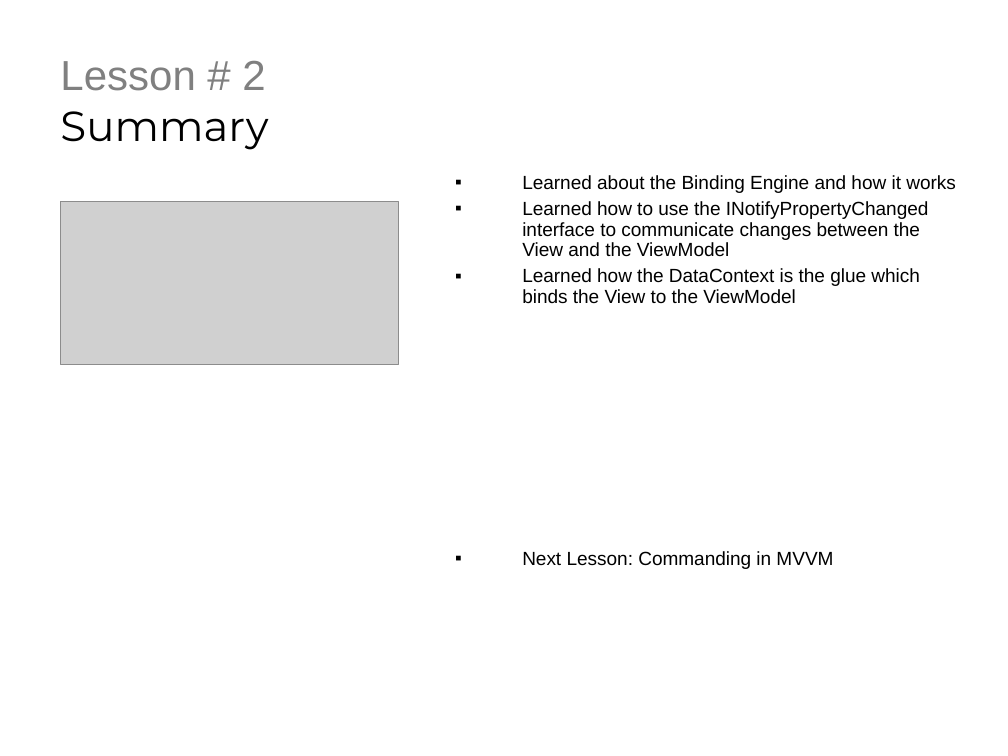
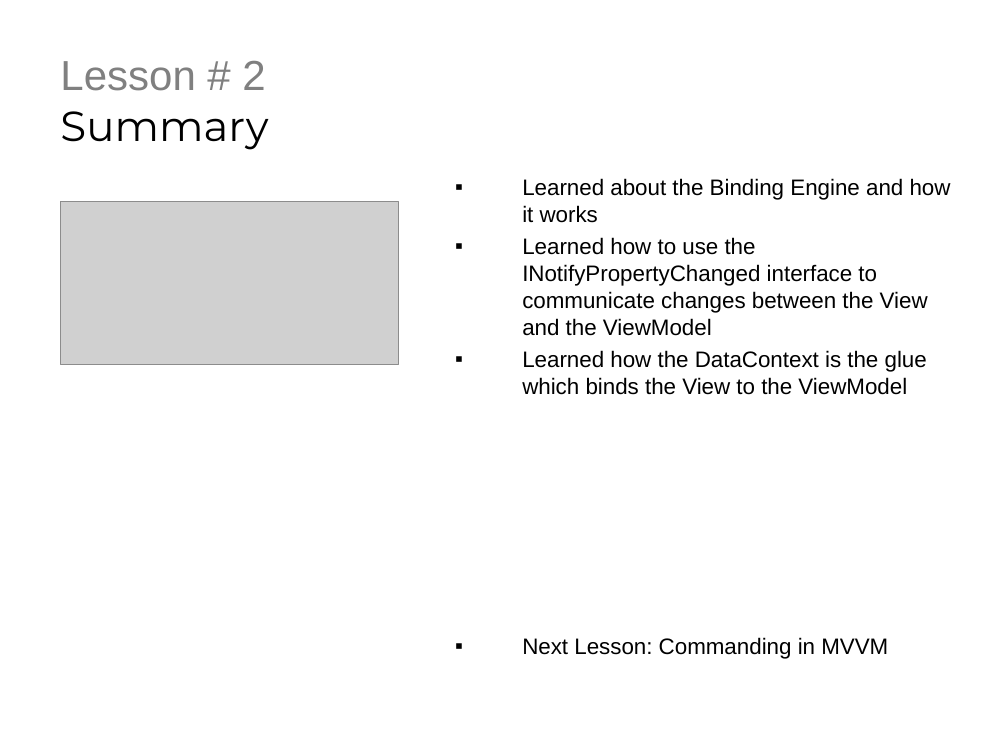
Before and after one commit to derikwhittaker/LiveLessons.WinRT, a slide deck: slide 3 of Chapter.2.UsingMVVM/Lesson.2.DisplayingDataWithBinding/Chapter2.Lesson2.ppt. Drawn at 1008x756 pixels with LibreOffice and Linux fonts; fonts in the diff are those of the drawing; grey boxes stand for pictures; background and template pictures are left out. Boxes give left, top, right and bottom in pixels: in the first picture for what was removed or moved away, otherwise in the second. Text is boxed around its words. In the diff, an @@ line names an element or a change of style, - is before the commit and + after.

Commit message:
Chapter 3 Lessons ppt

```diff
--- a/Chapter.2.UsingMVVM/Lesson.2.DisplayingDataWithBinding/Chapter2.Lesson2.ppt
+++ b/Chapter.2.UsingMVVM/Lesson.2.DisplayingDataWithBinding/Chapter2.Lesson2.ppt
@@ text "Learned about the Binding Engine ..." at (522,178,951,659): size 13.6 to 16 pt; line spacing 0.9 to 1 @@
```
Also in this commit, not shown: 5 other files.
